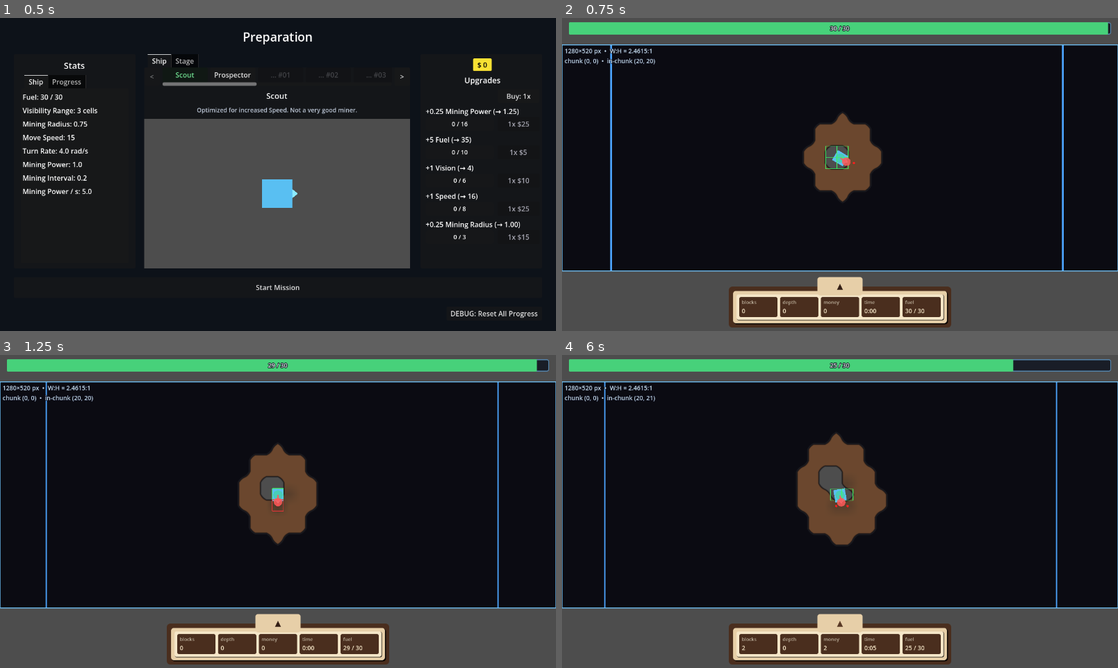
Above: before the commit, frames 1-4 (two rows, left to right).
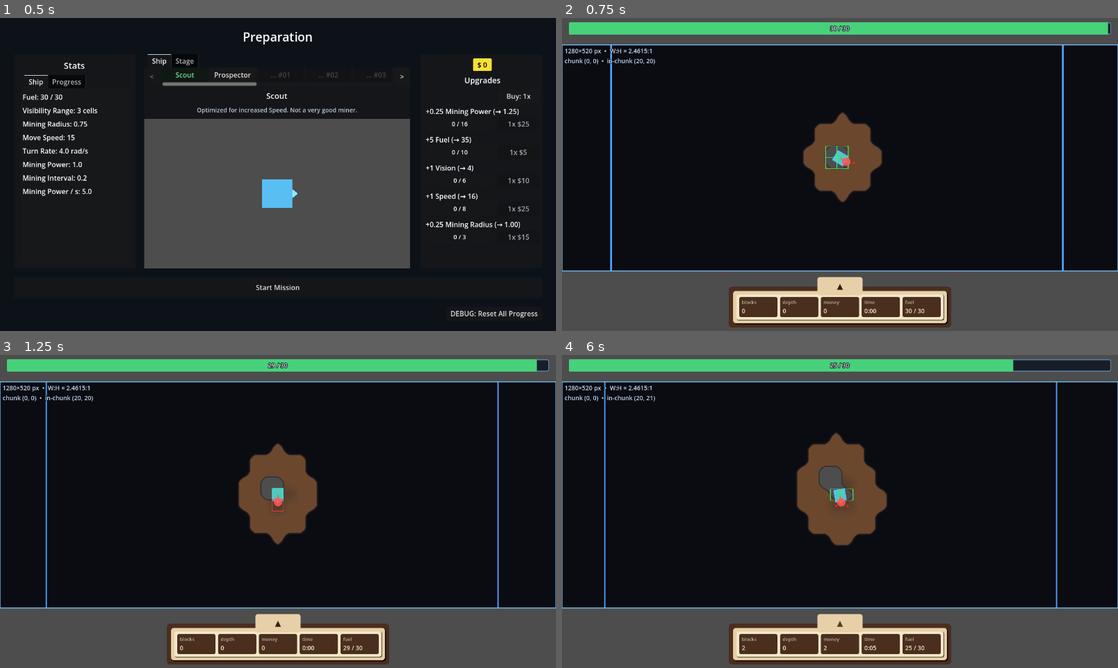
Above: after the commit, the same moments.

Repository: caboyd/blast_game
Game: Godot game, scene res://scenes/prep/Prep.tscn
Same seed, same stepped clock (60 frames per second), same inputs: the game is played once before the commit and once after it.
Inputs:
- Up to frame 1 (0.5 s): no input
- Up to frame 2 (0.75 s): click "Start Mission" at 0.5 s
- Up to frame 3 (1.25 s): no input
- Up to frame 4 (6 s): click "▲" at 1.25 s; click "Buy: 1x" at 2 s; click "Buy: 5x" at 2.75 s; click "Buy: 25x" at 3.5 s; click "Buy: 100x" at 4.25 s; click "Buy: MAX" at 5 s; click "▼" at 5.75 s

Frame 1 is identical in both runs. In frame 2, 0.1% of the frame differs, in the area x 43-58%, y 30-59%; in frame 3, 0.1%; in frame 4, 0.2%, in the area x 42-59%, y 24-61%.

Commit message:
Fix Shader visula bug

Diff:
--- a/shaders/destructible_target_marching.gdshader
+++ b/shaders/destructible_target_marching.gdshader
@@ -17,8 +17,9 @@
 
 // Contour outline between differing materials / material vs empty.
 uniform vec4 edge_color : source_color = vec4(0.04, 0.04, 0.06, 1.0);
-// Width in bilinear-weight units; larger = thicker outline.
-uniform float edge_width : hint_range(0.0, 0.5) = 0.15;
+// Width in bilinear-weight / rank-diff units for boundaries where ranks compete (bias shifts dominance).
+uniform float edge_width_between_materials : hint_range(0.0, 0.5) = 0.15;
+
 // Pixel smoothing width for alpha boundary (in weight units).
 uniform float alpha_aa : hint_range(0.0, 0.5) = 0.08;
 
@@ -240,14 +241,16 @@
 	float inner_edge = 0.0;
 	if (second_w > 0.0 && second_id != best_id && second_rank >= 0.0) {
 		float diff = best_rank - second_rank;
-		inner_edge = 1.0 - smoothstep(0.0, edge_width, diff);
+		inner_edge = 1.0 - smoothstep(0.0, edge_width_between_materials, diff);
 	}
 	// Outer contour: winning material vs all other solid mass in the 2×2 (rank for winner so bias stays consistent).
 	float other_w = total - best_w;
 	float outer_diff = best_rank - other_w;
-	float outer_edge = 1.0 - smoothstep(0.0, edge_width, outer_diff);
+	float outer_edge = 1.0 - smoothstep(0.0, edge_width_between_materials, outer_diff);
 	// Also draw edge where solid meets empty beyond the 2x2 footprint.
-	outer_edge = max(outer_edge, 1.0 - smoothstep(0.5, 0.5 + edge_width, coverage));
+	// Width for solid vs empty boundary (coverage smoothstep); independent of high_index_weight_bias.
+	float edge_width_material_empty = edge_width_between_materials / (1.0 + high_index_weight_bias);
+	outer_edge = max(outer_edge, 1.0 - smoothstep(0.5, 0.5 + edge_width_material_empty, coverage));
 
 	float e = clamp(max(inner_edge, outer_edge), 0.0, 1.0);
 	rgb = mix(rgb, edge_color.rgb, e * edge_color.a);
